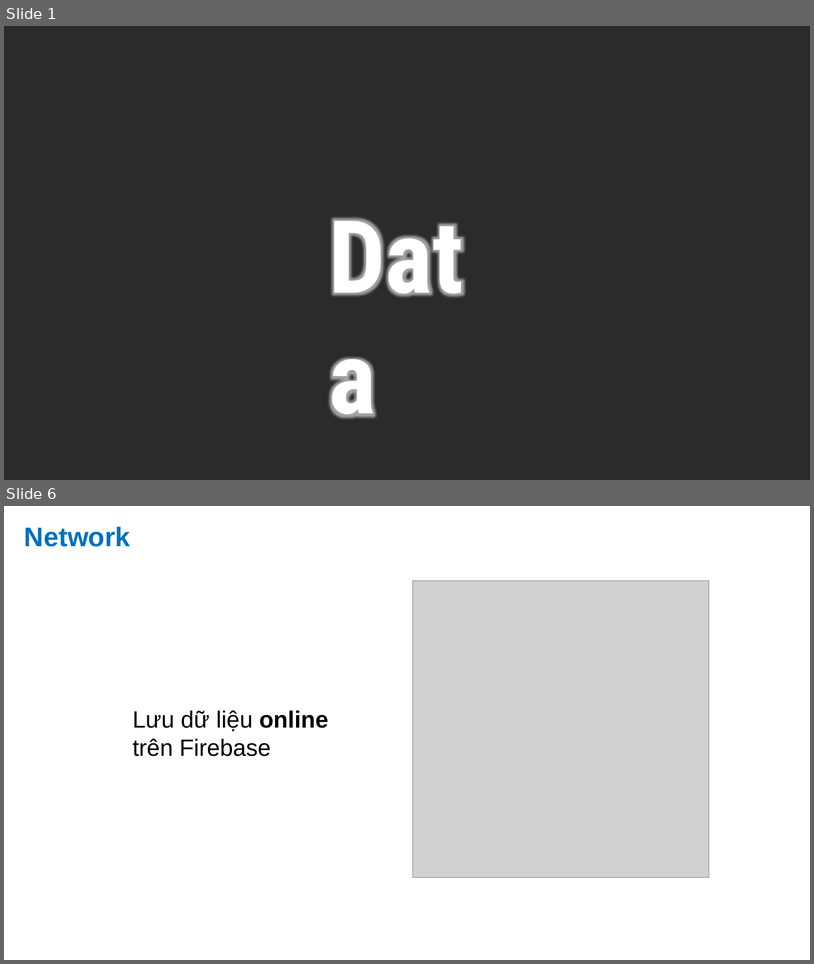
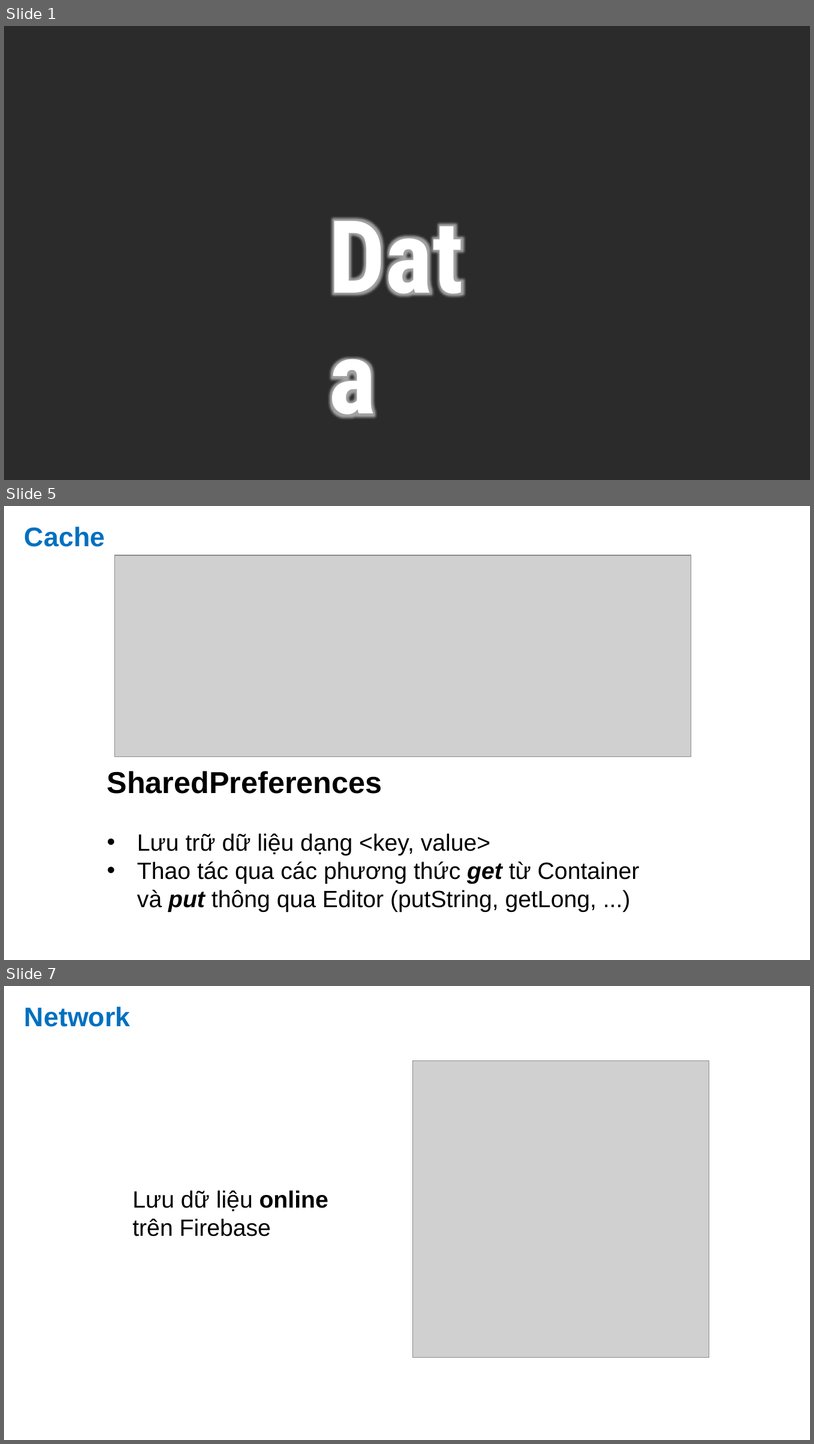
Before and after one commit to anhndd/linexo, a slide deck: Presentation/LineXO/LineXO_Sang.pptx. Shown one above the other, each under a label of ours: slides 1 and 6 before the commit, slides 1, 5 and 7 after it; the slides between them are not shown. The pictures are 814x964 and 814x1444 pixels, drawn with LibreOffice and Linux fonts; fonts in the diff are those of the drawing; grey boxes stand for pictures; background and template pictures are left out; a plain dark background stands for a picture behind light text. Boxes give left, top, right and bottom in pixels: in the first picture for what was removed or moved away, otherwise in the second. Text is boxed around its words. In the diff, an @@ line names an element or a change of style, - is before the commit and + after.

```diff
--- a/Presentation/LineXO/LineXO_Sang.pptx
+++ b/Presentation/LineXO/LineXO_Sang.pptx
@@ slide 5 added at [4, 506, 810, 960], background #FFFFFF @@
@@ text added at [24, 526, 105, 547], 32 pt, text #0070C0, bold @@
+Cache
@@ picture added at [115, 555, 691, 756] @@
@@ text added at [107, 771, 640, 912], 28 pt, text #000000 @@
+SharedPreferences
+• Lưu trữ dữ liệu dạng <key, value>
+• Thao tác qua các phương thức get từ Container
+  và put thông qua Editor (putString, getLong, ...)
@@ what was slide 6 is now slide 7 @@
```
Also in this commit, not shown: 4 slides changed, 2 other slides added.
